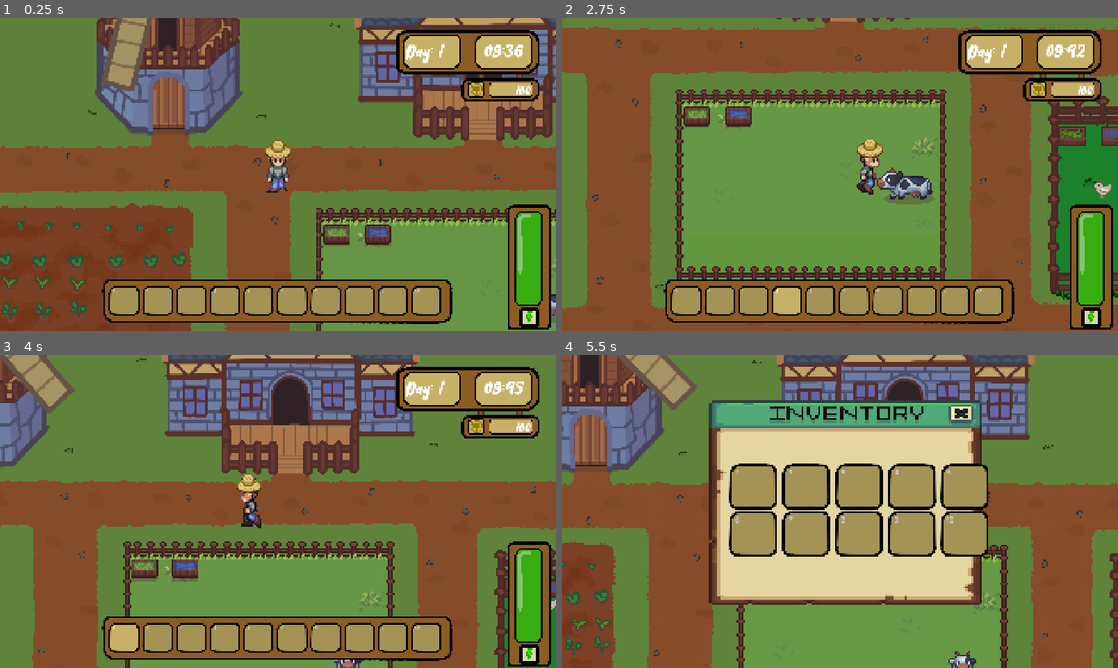
Above: before the commit, frames 1-4 (two rows, left to right).
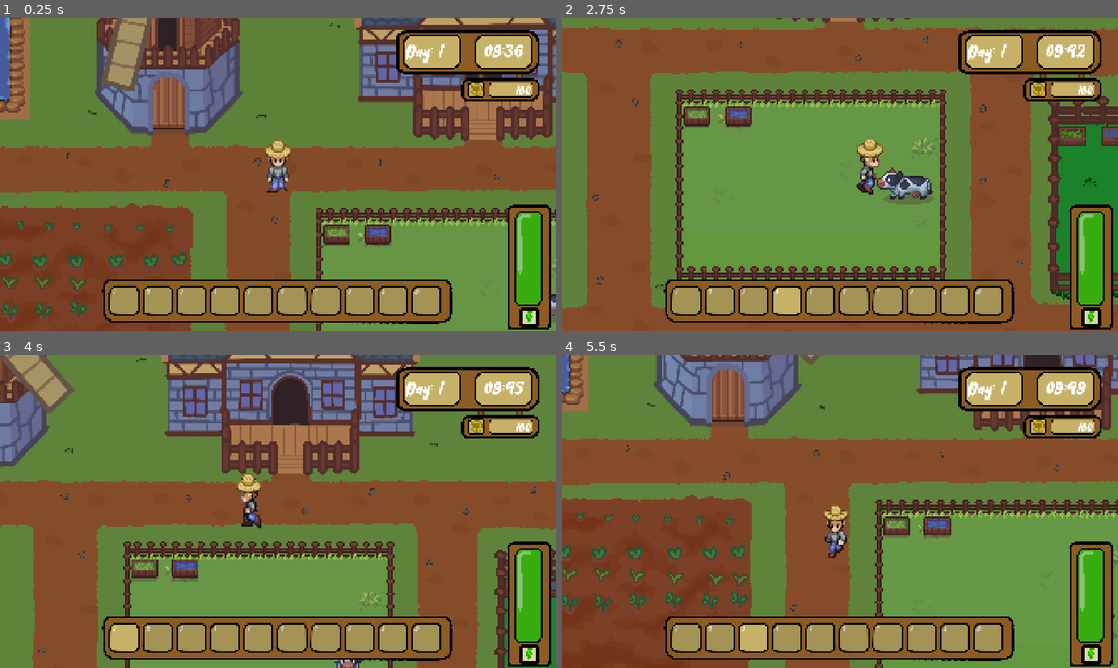
Above: after the commit, the same moments.

Repository: DragonEyeGames/Farming-Fun
Game: Godot game, scene res://Scenes/Main.tscn
Two runs of this game, one before a commit and one after it. Both use one fixed random seed, a clock stepped at 60 frames per second and the inputs below. Sound files missing from this copy of the repository are replaced by a short silence.
Inputs (mouse positions are in pixels of both pictures, inside the frame that each line leads up to):
- Up to frame 1 (0.25 s): no input
- Up to frame 2 (2.75 s): tap Enter at 0.5 s; move the mouse to (962, 158) at 0.52 s; hold D (Right) 0.53-1.28 s; tap 1 (1) at 0.6 s; tap 2 (2) at 0.8, 1.35 s; move the mouse to (728, 190) at 1.27 s; hold S (Down) 1.28-2.03 s; tap 3 (3) at 1.55, 2.1 s; move the mouse to (895, 105) at 2.02 s; hold D (Right) from 2.03 s (still down); tap 4 (4) at 2.3 s
- Up to frame 3 (4 s): move the mouse to (250, 574) at 2.77 s; release D (Right) at 2.78 s; hold W (Up) 2.78-3.53 s; tap 4 (4) at 2.85 s; tap 5 (5) at 3.05, 3.6 s; move the mouse to (444, 558) at 3.52 s; hold A (Left) from 3.53 s (still down); tap 1 (1) at 3.8 s
- Up to frame 4 (5.5 s): tap E (Inventory, bound only before the commit) at 4.15 s; move the mouse to (673, 464) at 4.27 s; tap 1 (1) at 4.35 s; tap 2 (2) at 4.55, 5.1 s; move the mouse to (867, 511) at 5.02 s; release A (Left) at 5.03 s; hold S (Down) from 5.03 s (still down); tap 3 (3) at 5.3 s

The runs differ from the first frame. In frame 1, 1.8% of the frame differs, in the area x 0-76%, y 0-89%; in frame 2, 0.2%; in frame 3, less than 0.1%; in frame 4, 83%, in the area x 0-100%, y 0-100%.

Commit message:
Improved HUD
I made the HUD better. I put in more item textures and a new shop HUD. I still need to make Pip's profile though

Diff:
--- a/Scenes/Main.tscn
+++ b/Scenes/Main.tscn
@@ -927,7 +927,7 @@
 position = Vector2(8.361679, -19.62677)
 
 [node name="Pond" type="Node2D" parent="."]
-position = Vector2(-224.19974, -200.42926)
+position = Vector2(-212.17871, -126.800415)
 script = ExtResource("12_c6i3y")
 
 [node name="Coast" parent="Pond" instance=ExtResource("8_trn2v")]
--- a/Scenes/chicken.tscn
+++ b/Scenes/chicken.tscn
@@ -361,6 +361,7 @@
 disabled = true
 
 [node name="NavigationAgent2D" type="NavigationAgent2D" parent="."]
+path_desired_distance = 5.0
 path_postprocessing = 1
 
 [node name="FoodChecker" type="Area2D" parent="."]
--- a/Scenes/egg.tscn
+++ b/Scenes/egg.tscn
@@ -6,7 +6,7 @@
 [sub_resource type="CircleShape2D" id="CircleShape2D_85tk0"]
 radius = 9.0
 
-[node name="Egg" type="Node2D" groups=["Misc", "Save"]]
+[node name="Egg" type="Node2D" groups=["Misc", "Save", "Sort"]]
 script = ExtResource("1_1iuog")
 
 [node name="Sprite" type="Sprite2D" parent="."]
--- a/Scenes/inventoryItems.tscn
+++ b/Scenes/inventoryItems.tscn
@@ -1,14 +1,17 @@
-[gd_scene load_steps=12 format=3 uid="uid://c3j5f17jte8l7"]
+[gd_scene load_steps=15 format=3 uid="uid://c3j5f17jte8l7"]
 
 [ext_resource type="Script" uid="uid://bkjt7bogn2nvg" path="res://Scripts/inventory_items.gd" id="1_g43xj"]
-[ext_resource type="Texture2D" uid="uid://j2psfkrea7j6" path="res://assets/Farm/Barn_interior.png" id="1_ml0rm"]
 [ext_resource type="Texture2D" uid="uid://reyjknqkh3co" path="res://assets/Plants/CarrotIcon.png" id="2_ac5fl"]
-[ext_resource type="Texture2D" uid="uid://f5ymkdhlr0wk" path="res://assets/Bag.png" id="2_mel63"]
 [ext_resource type="Texture2D" uid="uid://bgvuhjorhrepj" path="res://Characters/farmer_base_effects/farmer icons 16x16 v00.png" id="3_mel63"]
 [ext_resource type="Texture2D" uid="uid://11m5jpt8x06t" path="res://assets/Plants/RaddishIcon.png" id="3_wfhs1"]
 [ext_resource type="Texture2D" uid="uid://crtn6ph6r43ng" path="res://assets/Plants/OnionIcon.png" id="4_3kf4r"]
 [ext_resource type="Texture2D" uid="uid://b7fgcln0ynsi1" path="res://assets/Plants/PotatoIcon.png" id="5_hwat8"]
+[ext_resource type="Texture2D" uid="uid://c3edjuy54d1u" path="res://assets/Dirt/Bag.png" id="6_bpivd"]
+[ext_resource type="Texture2D" uid="uid://51i6uhxiy744" path="res://assets/Dirt/Carrot.png" id="7_vg1oe"]
+[ext_resource type="Texture2D" uid="uid://c8wdham3jxedl" path="res://assets/Dirt/Raddish.png" id="8_bnffl"]
+[ext_resource type="Texture2D" uid="uid://cienrdledfxha" path="res://assets/Dirt/Onion.png" id="9_i13do"]
 [ext_resource type="Texture2D" uid="uid://c3jh71eupq1ms" path="res://assets/Egg.png" id="9_wfhs1"]
+[ext_resource type="Texture2D" uid="uid://c58unya1a0usk" path="res://assets/Dirt/Potato.png" id="10_3fgmu"]
 
 [sub_resource type="StyleBoxFlat" id="StyleBoxFlat_g43xj"]
 bg_color = Color(0.19714275, 0.15421787, 0.62896115, 1)
@@ -65,56 +68,51 @@
 
 [node name="Carrot_Seeds" type="Sprite2D" parent="."]
 visible = false
-position = Vector2(0.11999988, -1.88)
-scale = Vector2(0.015, 0.015)
-texture = ExtResource("2_mel63")
+position = Vector2(-1.0799999, 0.029999852)
+scale = Vector2(0.22, 0.22)
+texture = ExtResource("6_bpivd")
 
 [node name="Carrot2" type="Sprite2D" parent="Carrot_Seeds"]
-position = Vector2(26.66668, 173.33331)
-scale = Vector2(30.305, 30.305)
-texture = ExtResource("1_ml0rm")
-region_enabled = true
+position = Vector2(-0.5454545, -0.5454545)
+scale = Vector2(0.9, 0.9)
+texture = ExtResource("7_vg1oe")
 region_rect = Rect2(160, 304, 16, 16)
 
 [node name="Raddish_Seeds" type="Sprite2D" parent="."]
 visible = false
-position = Vector2(0.11999988, -1.88)
-scale = Vector2(0.015, 0.015)
-texture = ExtResource("2_mel63")
+position = Vector2(-1.0799999, 0.029999852)
+scale = Vector2(0.22, 0.22)
+texture = ExtResource("6_bpivd")
 
-[node name="Raddish2" type="Sprite2D" parent="Raddish_Seeds"]
-self_modulate = Color(1, 0.4862745, 0.6901961, 1)
-position = Vector2(26.666668, 173.33334)
-scale = Vector2(35.88, 35.88)
-texture = ExtResource("1_ml0rm")
-region_enabled = true
-region_rect = Rect2(194, 290, 12, 12)
+[node name="Carrot2" type="Sprite2D" parent="Raddish_Seeds"]
+position = Vector2(-0.5454545, -0.5454545)
+scale = Vector2(0.9, 0.9)
+texture = ExtResource("8_bnffl")
+region_rect = Rect2(160, 304, 16, 16)
 
 [node name="Onion_Seeds" type="Sprite2D" parent="."]
 visible = false
-position = Vector2(0.11999988, -1.88)
-scale = Vector2(0.015, 0.015)
-texture = ExtResource("2_mel63")
+position = Vector2(-1.0799999, 0.029999852)
+scale = Vector2(0.22, 0.22)
+texture = ExtResource("6_bpivd")
 
-[node name="Onion2" type="Sprite2D" parent="Onion_Seeds"]
-position = Vector2(-13.3333435, 240)
-scale = Vector2(43.56, 43.56)
-texture = ExtResource("1_ml0rm")
-region_enabled = true
-region_rect = Rect2(114, 260, 10, 12)
+[node name="Carrot2" type="Sprite2D" parent="Onion_Seeds"]
+position = Vector2(-0.5454545, -0.5454545)
+scale = Vector2(0.9, 0.9)
+texture = ExtResource("9_i13do")
+region_rect = Rect2(160, 304, 16, 16)
 
 [node name="Potato_Seeds" type="Sprite2D" parent="."]
 visible = false
-position = Vector2(0.11999988, -1.88)
-scale = Vector2(0.015, 0.015)
-texture = ExtResource("2_mel63")
+position = Vector2(-1.0799999, 0.029999852)
+scale = Vector2(0.22, 0.22)
+texture = ExtResource("6_bpivd")
 
-[node name="Potato2" type="Sprite2D" parent="Potato_Seeds"]
-position = Vector2(13.333332, 199.99997)
-scale = Vector2(44.91, 44.91)
-texture = ExtResource("1_ml0rm")
-region_enabled = true
-region_rect = Rect2(210, 290, 12, 12)
+[node name="Carrot2" type="Sprite2D" parent="Potato_Seeds"]
+position = Vector2(-0.5454545, -0.5454545)
+scale = Vector2(0.9, 0.9)
+texture = ExtResource("10_3fgmu")
+region_rect = Rect2(160, 304, 16, 16)
 
 [node name="Watering_Can" type="Sprite2D" parent="." groups=["Limited"]]
 visible = false
--- a/Scenes/inventory_slot.tscn
+++ b/Scenes/inventory_slot.tscn
@@ -1,10 +1,11 @@
-[gd_scene load_steps=6 format=3 uid="uid://dq70mbcajtim3"]
+[gd_scene load_steps=7 format=3 uid="uid://dq70mbcajtim3"]
 
 [ext_resource type="Script" uid="uid://ddvujhxbwqcdw" path="res://Scripts/inventory_slot.gd" id="1_6h8ck"]
 [ext_resource type="Texture2D" uid="uid://clj3gx2smjlx8" path="res://assets/inventory/Inventory-outline.png" id="2_ewbek"]
 [ext_resource type="Texture2D" uid="uid://ck4sicl5umf0n" path="res://assets/inventory/Inventory.png" id="3_yqceb"]
 [ext_resource type="PackedScene" uid="uid://c3j5f17jte8l7" path="res://Scenes/inventoryItems.tscn" id="4_6h8ck"]
 [ext_resource type="Texture2D" uid="uid://cw2saipj1goye" path="res://assets/HUD+UI/Slot.png" id="5_ewbek"]
+[ext_resource type="FontFile" uid="uid://duk0ffcwc2hao" path="res://Fonts/HelloFarmerRegular-8MrdD.otf" id="5_yqceb"]
 
 [node name="InventorySlot" type="Control"]
 modulate = Color(0.8175213, 0.8175213, 0.81752115, 1)
@@ -41,22 +42,26 @@
 
 [node name="RichTextLabel" type="RichTextLabel" parent="."]
 layout_mode = 0
-offset_left = 7.0
-offset_top = 7.0
-offset_right = 26.0
-offset_bottom = 31.0
+offset_left = 2.0
+offset_top = 3.0
+offset_right = 31.0
+offset_bottom = 36.0
 mouse_filter = 2
+theme_override_fonts/normal_font = ExtResource("5_yqceb")
+theme_override_font_sizes/normal_font_size = 24
 text = "1"
 horizontal_alignment = 1
 vertical_alignment = 1
 
 [node name="Value" type="RichTextLabel" parent="."]
 layout_mode = 0
-offset_left = 71.0
-offset_top = 68.0
-offset_right = 90.0
-offset_bottom = 92.0
+offset_left = 63.0
+offset_top = 65.0
+offset_right = 99.0
+offset_bottom = 101.0
 mouse_filter = 2
+theme_override_fonts/normal_font = ExtResource("5_yqceb")
+theme_override_font_sizes/normal_font_size = 25
 text = "1"
 horizontal_alignment = 1
 vertical_alignment = 1
--- a/Scenes/item.tscn
+++ b/Scenes/item.tscn
@@ -1,11 +1,13 @@
-[gd_scene load_steps=2 format=3 uid="uid://hubi2ixxr7k2"]
+[gd_scene load_steps=4 format=3 uid="uid://hubi2ixxr7k2"]
 
 [ext_resource type="Script" uid="uid://dduwraqaxa3w" path="res://Scripts/shopItem.gd" id="1_ys0gr"]
+[ext_resource type="Texture2D" uid="uid://c8hn5ro5wtkmo" path="res://assets/HUD+UI/ShopSlot.png" id="2_u06aw"]
+[ext_resource type="FontFile" uid="uid://duk0ffcwc2hao" path="res://Fonts/HelloFarmerRegular-8MrdD.otf" id="3_btogu"]
 
 [node name="Item" type="Button"]
-custom_minimum_size = Vector2(0, 100)
-offset_right = 770.0
-offset_bottom = 100.0
+custom_minimum_size = Vector2(800.34, 162.245)
+offset_right = 873.0
+offset_bottom = 162.245
 pivot_offset = Vector2(384, 50)
 focus_mode = 0
 flat = true
@@ -13,7 +15,12 @@
 item = 4
 cost = 25
 
+[node name="ShopSlot" type="Sprite2D" parent="."]
+position = Vector2(459, 79)
+texture = ExtResource("2_u06aw")
+
 [node name="ColorRect" type="ColorRect" parent="."]
+visible = false
 layout_mode = 1
 anchors_preset = 9
 anchor_bottom = 1.0
@@ -26,6 +33,7 @@
 color = Color(0.72156864, 0.5764706, 0.42745098, 1)
 
 [node name="ColorRect2" type="ColorRect" parent="."]
+visible = false
 layout_mode = 0
 offset_left = 30.0
 offset_top = 8.0
@@ -35,28 +43,31 @@
 
 [node name="Item" type="RichTextLabel" parent="."]
 layout_mode = 0
-offset_left = 138.0
-offset_top = 8.0
-offset_right = 518.0
-offset_bottom = 96.0
+offset_left = 210.0
+offset_top = 2.0
+offset_right = 590.0
+offset_bottom = 155.0
 mouse_filter = 2
-theme_override_font_sizes/normal_font_size = 52
+theme_override_fonts/normal_font = ExtResource("3_btogu")
+theme_override_font_sizes/normal_font_size = 85
 text = "Carrot Seeds"
 vertical_alignment = 1
 
 [node name="Cost" type="RichTextLabel" parent="."]
 layout_mode = 0
-offset_left = 570.0
-offset_top = 10.0
-offset_right = 690.0
-offset_bottom = 93.0
+offset_left = 605.0
+offset_top = 18.0
+offset_right = 725.0
+offset_bottom = 145.0
 mouse_filter = 2
-theme_override_font_sizes/normal_font_size = 52
+theme_override_fonts/normal_font = ExtResource("3_btogu")
+theme_override_font_sizes/normal_font_size = 85
 text = "25"
 horizontal_alignment = 2
 vertical_alignment = 1
 
 [node name="ColorRect3" type="ColorRect" parent="."]
+visible = false
 layout_mode = 0
 offset_left = 702.0
 offset_top = 27.0
--- a/Scenes/shopHUD.tscn
+++ b/Scenes/shopHUD.tscn
@@ -1,14 +1,22 @@
-[gd_scene load_steps=4 format=3 uid="uid://cx1ywkbf2hdqx"]
+[gd_scene load_steps=11 format=3 uid="uid://cx1ywkbf2hdqx"]
 
 [ext_resource type="Script" uid="uid://bpos8g004ccg7" path="res://Scripts/shop_hud.gd" id="1_7b6gg"]
 [ext_resource type="PackedScene" uid="uid://dq70mbcajtim3" path="res://Scenes/inventory_slot.tscn" id="1_ai82c"]
 [ext_resource type="PackedScene" uid="uid://hubi2ixxr7k2" path="res://Scenes/item.tscn" id="2_7b6gg"]
+[ext_resource type="FontFile" uid="uid://duk0ffcwc2hao" path="res://Fonts/HelloFarmerRegular-8MrdD.otf" id="3_bhwte"]
+[ext_resource type="Texture2D" uid="uid://c3edjuy54d1u" path="res://assets/Dirt/Bag.png" id="5_y74ng"]
+[ext_resource type="Texture2D" uid="uid://51i6uhxiy744" path="res://assets/Dirt/Carrot.png" id="6_rhqdt"]
+[ext_resource type="Texture2D" uid="uid://cienrdledfxha" path="res://assets/Dirt/Onion.png" id="7_x1b3y"]
+[ext_resource type="Texture2D" uid="uid://c8wdham3jxedl" path="res://assets/Dirt/Raddish.png" id="8_qg473"]
+[ext_resource type="Texture2D" uid="uid://c58unya1a0usk" path="res://assets/Dirt/Potato.png" id="9_axnt5"]
+[ext_resource type="Texture2D" uid="uid://vpmjrn334o2j" path="res://assets/HUD+UI/Backer.png" id="10_uxk47"]
 
 [node name="HUD" type="CanvasLayer"]
 process_mode = 3
 script = ExtResource("1_7b6gg")
 
 [node name="ColorRect" type="ColorRect" parent="."]
+visible = false
 anchors_preset = 8
 anchor_left = 0.5
 anchor_top = 0.5
@@ -24,6 +32,7 @@
 color = Color(0.6156863, 0.37254903, 0.14117648, 1)
 
 [node name="ColorRect2" type="ColorRect" parent="."]
+visible = false
 z_index = -1
 anchors_preset = 8
 anchor_left = 0.5
@@ -41,10 +50,11 @@
 
 [node name="HBoxContainer" type="HBoxContainer" parent="."]
 z_index = 1
-offset_left = 405.0
-offset_top = 725.0
-offset_right = 1516.0
-offset_bottom = 837.0
+offset_left = 329.0
+offset_top = 796.0
+offset_right = 1485.0
+offset_bottom = 908.0
+scale = Vector2(1.15, 1.15)
 alignment = 1
 
 [node name="InventorySlot" parent="HBoxContainer" instance=ExtResource("1_ai82c")]
@@ -107,15 +117,16 @@
 shopSlot = true
 
 [node name="ColorRect3" type="ColorRect" parent="."]
+self_modulate = Color(1, 1, 1, 0)
 anchors_preset = 8
 anchor_left = 0.5
 anchor_top = 0.5
 anchor_right = 0.5
 anchor_bottom = 0.5
-offset_left = -504.0
-offset_top = 79.0
-offset_right = -206.0
-offset_bottom = 156.0
+offset_left = -495.99997
+offset_top = 111.0
+offset_right = -198.0
+offset_bottom = 188.0
 grow_horizontal = 2
 grow_vertical = 2
 scale = Vector2(0.82, 0.82)
@@ -127,14 +138,18 @@
 anchors_preset = 15
 anchor_right = 1.0
 anchor_bottom = 1.0
-grow_horizontal = 2
-grow_vertical = 2
-theme_override_font_sizes/normal_font_size = 56
+offset_top = -43.902466
+offset_bottom = 9.585388
+grow_horizontal = 2
+grow_vertical = 2
+theme_override_fonts/normal_font = ExtResource("3_bhwte")
+theme_override_font_sizes/normal_font_size = 92
 text = "Pip"
 horizontal_alignment = 1
 vertical_alignment = 1
 
 [node name="ColorRect4" type="ColorRect" parent="ColorRect3"]
+visible = false
 z_index = -1
 layout_mode = 1
 anchors_preset = 8
@@ -170,10 +185,10 @@
 vertical_alignment = 1
 
 [node name="ScrollContainer" type="ScrollContainer" parent="."]
-offset_left = 730.0
-offset_top = 320.0
-offset_right = 1528.0
-offset_bottom = 735.0
+offset_left = 748.0
+offset_top = 236.0
+offset_right = 1689.3043
+offset_bottom = 776.2174
 scale = Vector2(0.92, 0.92)
 horizontal_scroll_mode = 0
 
@@ -185,22 +200,67 @@
 layout_mode = 2
 cost = 5
 
+[node name="Carrot_Seeds" type="Sprite2D" parent="ScrollContainer/VBoxContainer/Item"]
+position = Vector2(138.04347, 71.73912)
+scale = Vector2(1.6, 1.6)
+texture = ExtResource("5_y74ng")
+
+[node name="Carrot2" type="Sprite2D" parent="ScrollContainer/VBoxContainer/Item/Carrot_Seeds"]
+position = Vector2(-0.5454545, -0.5454545)
+scale = Vector2(0.9, 0.9)
+texture = ExtResource("6_rhqdt")
+region_rect = Rect2(160, 304, 16, 16)
+
 [node name="Item2" parent="ScrollContainer/VBoxContainer" instance=ExtResource("2_7b6gg")]
 layout_mode = 2
 item = 6
 cost = 4
 
+[node name="Onion_Seeds" type="Sprite2D" parent="ScrollContainer/VBoxContainer/Item2"]
+position = Vector2(135.86957, 73.13045)
+scale = Vector2(1.6, 1.6)
+texture = ExtResource("5_y74ng")
+
+[node name="Carrot2" type="Sprite2D" parent="ScrollContainer/VBoxContainer/Item2/Onion_Seeds"]
+position = Vector2(-0.5454545, -0.5454545)
+scale = Vector2(0.9, 0.9)
+texture = ExtResource("7_x1b3y")
+region_rect = Rect2(160, 304, 16, 16)
+
 [node name="Item3" parent="ScrollContainer/VBoxContainer" instance=ExtResource("2_7b6gg")]
 layout_mode = 2
 item = 5
 cost = 7
 
+[node name="Raddish_Seeds" type="Sprite2D" parent="ScrollContainer/VBoxContainer/Item3"]
+position = Vector2(139.13042, 72.34783)
+scale = Vector2(1.6, 1.6)
+texture = ExtResource("5_y74ng")
+
+[node name="Carrot2" type="Sprite2D" parent="ScrollContainer/VBoxContainer/Item3/Raddish_Seeds"]
+position = Vector2(-0.5454545, -0.5454545)
+scale = Vector2(0.9, 0.9)
+texture = ExtResource("8_qg473")
+region_rect = Rect2(160, 304, 16, 16)
+
 [node name="Item4" parent="ScrollContainer/VBoxContainer" instance=ExtResource("2_7b6gg")]
 layout_mode = 2
 item = 7
 cost = 8
 
+[node name="Potato_Seeds" type="Sprite2D" parent="ScrollContainer/VBoxContainer/Item4"]
+position = Vector2(141.30434, 71.56519)
+scale = Vector2(1.6, 1.6)
+texture = ExtResource("5_y74ng")
+
+[node name="Carrot2" type="Sprite2D" parent="ScrollContainer/VBoxContainer/Item4/Potato_Seeds"]
+position = Vector2(-0.5454545, -0.5454545)
+scale = Vector2(0.9, 0.9)
+texture = ExtResource("9_axnt5")
+region_rect = Rect2(160, 304, 16, 16)
+
 [node name="Money Holder" type="ColorRect" parent="."]
+self_modulate = Color(1, 1, 1, 0)
 offset_left = 1291.0
 offset_top = 247.0
 offset_right = 1510.0
@@ -212,24 +272,32 @@
 anchors_preset = 15
 anchor_right = 1.0
 anchor_bottom = 1.0
-offset_left = 7.0
-offset_top = -1.0
-offset_right = -64.0
-offset_bottom = -1.0
-grow_horizontal = 2
-grow_vertical = 2
-theme_override_font_sizes/normal_font_size = 44
+offset_left = 10.0
+offset_top = -124.0
+offset_right = 28.0
+offset_bottom = -52.0
+grow_horizontal = 2
+grow_vertical = 2
+theme_override_fonts/normal_font = ExtResource("3_bhwte")
+theme_override_font_sizes/normal_font_size = 82
 text = "100"
 horizontal_alignment = 2
 vertical_alignment = 1
 
 [node name="ColorRect" type="ColorRect" parent="Money Holder"]
+visible = false
 layout_mode = 0
 offset_left = 163.0
 offset_top = 13.0
 offset_right = 203.0
 offset_bottom = 53.0
 
+[node name="Backer" type="Sprite2D" parent="."]
+z_index = -1
+position = Vector2(975, 540)
+scale = Vector2(0.9, 0.9)
+texture = ExtResource("10_uxk47")
+
 [connection signal="pressed" from="ScrollContainer/VBoxContainer/Item" to="." method="_on_item_pressed" binds= [0]]
 [connection signal="pressed" from="ScrollContainer/VBoxContainer/Item2" to="." method="_on_item_pressed" binds= [1]]
 [connection signal="pressed" from="ScrollContainer/VBoxContainer/Item3" to="." method="_on_item_pressed" binds= [2]]
--- a/Scripts/chicken.gd
+++ b/Scripts/chicken.gd
@@ -60,20 +60,25 @@
 	currentFood-=delta/60
 	currentWater-=delta/60
 	if(Input.is_action_just_pressed("1")):
-		currentState=states.SLEEP
-		sleepPath()
+		#currentState=states.SLEEP
+		#sleepPath()
+		pass
 	if(Input.is_action_just_pressed("2")):
-		currentState=states.WANDERING
-		makePath()
+		#currentState=states.WANDERING
+		#makePath()
+		pass
 	if(Input.is_action_just_pressed("3")):
-		currentState=states.IDLE
+		#currentState=states.IDLE
+		pass
 	if(Input.is_action_just_pressed("4")):
-		currentState=states.EATING
-		eatPath()
+		#currentState=states.EATING
+		#eatPath()
+		pass
 	if(Input.is_action_just_pressed("5")):
-		currentState=states.DRINKING
-		print(currentState)
-		waterPath()
+		#currentState=states.DRINKING
+		#print(currentState)
+		#waterPath()
+		pass
 	match currentState:
 		states.WANDERING:
 			if(currentVelocity!=Vector2.ZERO):
--- a/project.godot
+++ b/project.godot
@@ -138,8 +138,7 @@
 }
 Inventory={
 "deadzone": 0.2,
-"events": [Object(InputEventKey,"resource_local_to_scene":false,"resource_name":"","device":-1,"window_id":0,"alt_pressed":false,"shift_pressed":false,"ctrl_pressed":false,"meta_pressed":false,"pressed":false,"keycode":0,"physical_keycode":69,"key_label":0,"unicode":101,"location":0,"echo":false,"script":null)
-]
+"events": []
 }
 Click={
 "deadzone": 0.2,
Binary file added: assets/Dirt/Bag.png
Not shown, added: assets/Dirt/Bag.png.import
Binary file added: assets/Dirt/Carrot.png
Not shown, added: assets/Dirt/Carrot.png.import
Binary file added: assets/Dirt/Onion.png
Not shown, added: assets/Dirt/Onion.png.import
Binary file added: assets/Dirt/Potato.png
Not shown, added: assets/Dirt/Potato.png.import
Binary file added: assets/Dirt/Raddish.png
Not shown, added: assets/Dirt/Raddish.png.import
Binary file added: assets/HUD+UI/Backer.png
Not shown, added: assets/HUD+UI/Backer.png.import
(and 2 more such lines)
